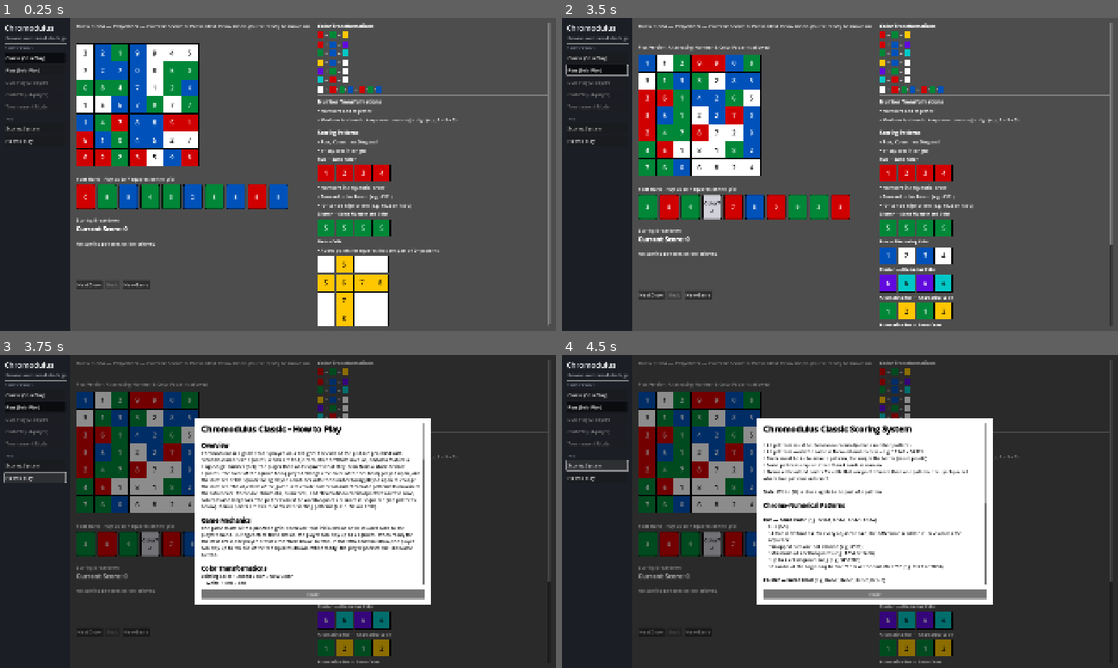
Above: before the commit, frames 1-4 (two rows, left to right).
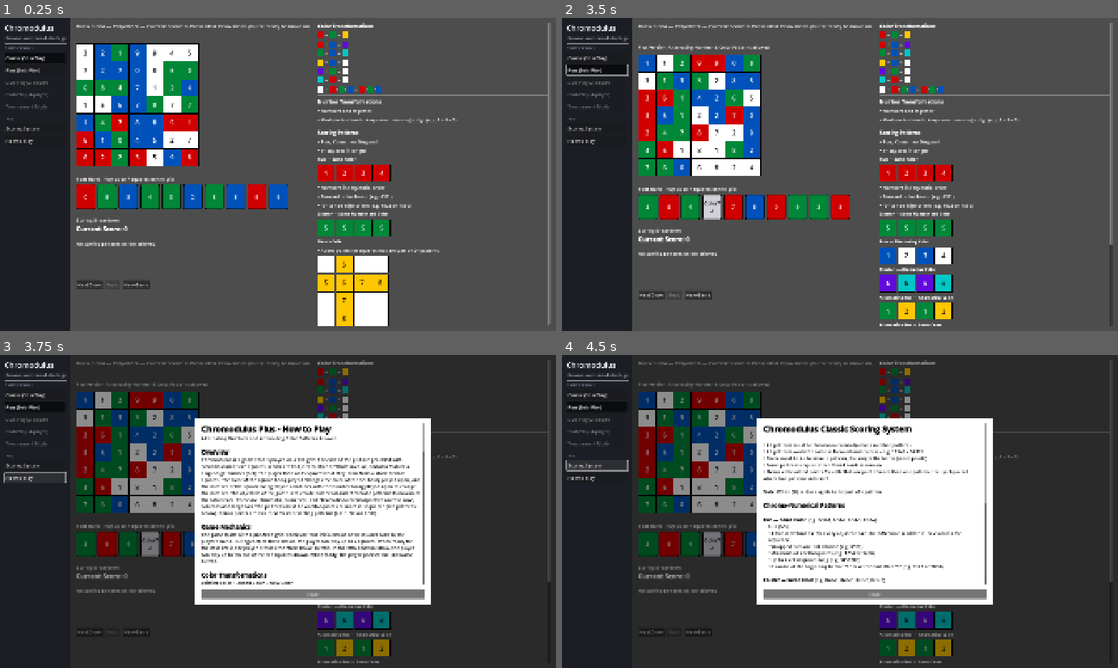
Above: after the commit, the same moments.

Repository: nadamcnada/chromodulus
Game: Godot game, scene res://scenes/Main.tscn
The game is run twice, just before and just after one commit, with the same random seed, the same clock (stepped at 60 frames per second) and the same inputs.
Inputs:
- Up to frame 1 (0.25 s): no input
- Up to frame 2 (3.5 s): click "Classic (Solo Play)" at 0.5 s; click "Classic (Solo Play)" at 1.25 s; click "Plus (Solo Play)" at 2 s; click "Plus (Solo Play)" at 2.75 s
- Up to frame 3 (3.75 s): click "How to Play" at 3.5 s
- Up to frame 4 (4.5 s): click "Scoring System" at 4.25 s

Frames 1-2 are identical in both runs. In frame 3, 5.9% of the frame differs, in the area x 36-77%, y 22-74%; in frame 4, nothing differs.

Commit message:
Add Chromodulus Plus How to Play content
Transcribes the provided Plus How to Play text (Overview, Game
Mechanics, Color/Number Transformations, Wildcards, and the four new
scoring patterns - Run/Cluster + Alternating Color, Alternating Run &
Color - plus the full six-pattern scoring table) into
GameText.PLUS_HOW_TO_PLAY_BBCODE, matching the Classic entry's BBCode
formatting.

main.gd now tracks which game view is active and routes the How to
Play button to the matching content; Scoring System stays on the
Classic text until Plus-specific copy is provided.

Diff:
--- a/scripts/main.gd
+++ b/scripts/main.gd
@@ -8,6 +8,7 @@
 var info_dialog: InfoDialog
 var content_area: Control
 var _nav_buttons: Dictionary = {}
+var _current_view: String = "classic"
 
 
 func _ready() -> void:
@@ -94,7 +95,10 @@
 
 
 func _on_how_to_play_pressed() -> void:
-	info_dialog.open_with(GameText.CLASSIC_HOW_TO_PLAY_BBCODE)
+	if _current_view == "plus":
+		info_dialog.open_with(GameText.PLUS_HOW_TO_PLAY_BBCODE)
+	else:
+		info_dialog.open_with(GameText.CLASSIC_HOW_TO_PLAY_BBCODE)
 
 
 func _section_label(text: String) -> Label:
@@ -117,6 +121,7 @@
 
 
 func _show_view(which: String) -> void:
+	_current_view = which
 	classic_view.visible = which == "classic"
 	plus_view.visible = which == "plus"
 	for key in _nav_buttons.keys():
--- a/scripts/ui/game_text.gd
+++ b/scripts/ui/game_text.gd
@@ -90,6 +90,129 @@
 	"Nexus Note: A Nexus is a cell that belongs to at least two independently scored patterns. Patterns sharing only endpoints still count. A pattern cannot intersect itself."
 )
 
+const PLUS_HOW_TO_PLAY_BBCODE := (
+	"[font_size=28][b]Chromodulus Plus - How to Play[/b][/font_size]\n" +
+	"Alternating Numbers and Alternating Color Patterns Allowed\n\n" +
+
+	"[font_size=20][b]Overview[/b][/font_size]\n" +
+	"Chromodulus is a game that is played on a 7x7 grid. The cells of the grid are pre-filled with \"chromo-numerical\" squares, which are Red, Green, Blue or White in color, and also feature a single-digit number (0-9). The player then adds squares that they draw from a stock deck of squares. The color of the square being played changes the color of the cell being played upon, and the number of the square being played combines with the number being played upon to change the number. The objective of the game is to create numerical and chromatic patterns to maximize the total score. These are chromatic, numerical, and chromatic-numerical patterns across rows, columns and diagonals. The patterns must be 4 cells/squares or more in sequence (see patterns below). Bonus points are awarded for intersecting patterns (a.k.a. Nexus Cells).\n\n" +
+
+	"[font_size=20][b]Game Mechanics[/b][/font_size]\n" +
+	"The game starts with a pre-filled grid. There are four initial draws of 10 squares each to the player's hand. During each of these draws, the player can play up to 7 squares. When ready for the next draw, the player presses the \"Next Draw\" button. In the fifth and final draw, the player can play up to ten out of the ten squares drawn. When ready, the player presses the End Game button.\n\n" +
+
+	"[font_size=20][b]Color Transformations[/b][/font_size]\n" +
+	"Existing Color + Added Color = New Color\n" +
+	"[indent]White + Red = Red\n" +
+	"White + Green = Green\n" +
+	"White + Blue = Blue\n" +
+	"Red + Green = Yellow\n" +
+	"Red + Blue = Purple\n" +
+	"Red + Red = Not Allowed\n" +
+	"Green + Red = Yellow\n" +
+	"Green + Blue = Aqua\n" +
+	"Green + Green = Not Allowed\n" +
+	"Blue + Red = Purple\n" +
+	"Blue + Green = Aqua\n" +
+	"Blue + Blue = Not Allowed\n" +
+	"Yellow + Red = Not Allowed\n" +
+	"Yellow + Green = Not Allowed\n" +
+	"Yellow + Blue = White\n" +
+	"Purple + Red = Not Allowed\n" +
+	"Purple + Blue = Not Allowed\n" +
+	"Purple + Green = White\n" +
+	"Aqua + Blue = Not Allowed\n" +
+	"Aqua + Green = Not Allowed\n" +
+	"Aqua + Red = White[/indent]\n" +
+	"This system forces a color cycle where one each of Red, Green and Blue must be played before one of these colors can repeat. Once the cell color becomes or returns to White, then any of the squares in the player's hand can be played on that cell.\n\n" +
+
+	"[font_size=20][b]Number Transformations[/b][/font_size]\n" +
+	"The number of the square from the player's hand is added to the number of the cell upon which it is played. For example, a Red-2 square added to a Green-3 cell results in a Yellow-5.\n" +
+	"Modular arithmetic is used to keep all numbers single digit. For example, a Red-9 square added to a Green-2 cell results in a Yellow-1 (9 + 2 = 1).\n\n" +
+
+	"[font_size=20][b]Wildcards[/b][/font_size]\n" +
+	"[indent]1. [b]Color Wildcard:[/b] has a preset number; the player decides the color of their choice upon placement (Red, Blue or Green).\n" +
+	"2. [b]Number Wildcard:[/b] has a preset color; the player decides the number of their choice upon placement.\n" +
+	"3. [b]Chromodulus Wildcard:[/b] the player decides both number and color upon placement.\n" +
+	"4. [b]Invert Wildcard:[/b] the player applies this to a square they are placing onto the grid, which subtracts the square from the hand from the square in the grid where it is being placed.[/indent]\n" +
+	"To play a Wildcard square, the player clicks on that square. A dialogue window will appear. If it is a Color Wildcard, the player is presented with these options: Red, Green, Blue, Cancel. If it is a Number Wildcard, the player is presented with these options: 0, 1, 2, 3, 4, 5, 6, 7, 8, 9. If it is a Chromodulus Wildcard, the player is presented with both the Color and Number options. For the Invert Wildcard, the player is given the option to apply it to a square in their hand. All wildcards must be played or discarded during the turn in which they are drawn.\n\n" +
+
+	"[font_size=20][b]Scoring Patterns[/b][/font_size]\n" +
+	"All patterns must be chromo-numerical (color + number pattern).\n" +
+	"• All patterns work the same in forward and reverse - e.g. 12345 = 54321\n" +
+	"• There must be 4+ to make a pattern, the longer the better (more points)\n" +
+	"• Some patterns require more than 4 cards minimum\n" +
+	"• Nexus cells: added points for cells that are part of more than one pattern, the lynchpin cell where two patterns intersect\n" +
+	"Note: White (W) is also eligible to be part of a pattern.\n\n" +
+
+	"[b]Chromo-Numerical Patterns[/b]\n\n" +
+	"[b]Run — Same Color[/b] (e.g. Red-1, Red-2, Red-3, Red-4)\n" +
+	"[indent]Run (0-9)\n" +
+	"• A Run is defined as: for every adjacent pair, the difference is either +1 or -1 across the sequence\n" +
+	"• Wrapped runs are not allowed (e.g. 8901)\n" +
+	"• Minimum of 4 cells/squares (e.g. 1234 or 3456)\n" +
+	"• Up to 7 cells/squares long (e.g. 3456789)\n" +
+	"• 0 can be at the beginning before \"1\" or at the end after \"9\" (e.g. 0123 or 7890)[/indent]\n\n" +
+
+	"[b]Cluster — Same Color[/b] (e.g. Red-2, Red-2, Red-2, Red-2)\n" +
+	"[indent]Cluster (22222)\n" +
+	"• All same number\n" +
+	"• Minimum of 4 cells/squares (e.g. 9999)[/indent]\n\n" +
+
+	"[b]Run — Alternating Color[/b] (e.g. Red-1, Yellow-2, Red-3, Yellow-4)\n" +
+	"[indent]e.g. Blue-5, Green-6, Blue-7, Green-8, Blue-9\n" +
+	"• Minimum of 4 cells/squares (e.g. BWBW)\n" +
+	"• Can be even in length (4/6) or odd in length (5/7, e.g. BWBWB or BWBWBWB)[/indent]\n\n" +
+
+	"[b]Cluster — Alternating Color[/b] (e.g. Red-3, Yellow-3, Red-3, Yellow-3)\n" +
+	"[indent]e.g. Blue-5, Green-5, Blue-5, Green-5, Blue-5\n" +
+	"• Minimum of 4 cells/squares (e.g. BWBW)\n" +
+	"• Can be even in length (4/6) or odd in length (5/7, e.g. BWBWB or BWBWBWB)[/indent]\n\n" +
+
+	"[b]Alternating Run & Color[/b] (e.g. Red-1, Yellow-2, Red-1, Yellow-2)\n" +
+	"[indent]e.g. Blue-9, White-7, Blue-9, White-7, Blue-9\n" +
+	"• Minimum of 4 cells/squares (e.g. BWBW)\n" +
+	"• Can be even in length (4/6) or odd in length (5/7, e.g. BWBWB or BWBWBWB)[/indent]\n\n" +
+
+	"[font_size=20][b]Scoring System[/b][/font_size]\n" +
+	"Note: If multiple pattern definitions match the same exact cells, only the highest scoring pattern is awarded.\n\n" +
+	"[b]Cluster — Same Color:[/b]\n" +
+	"[indent]4 cells in sequence = 2pts\n" +
+	"5 cells in sequence = 5pts\n" +
+	"6 cells in sequence = 10pts\n" +
+	"7 cells in sequence = 20pts[/indent]\n" +
+	"[b]Run — Same Color:[/b]\n" +
+	"[indent]4 cells in sequence = 2pts\n" +
+	"5 cells in sequence = 5pts\n" +
+	"6 cells in sequence = 10pts\n" +
+	"7 cells in sequence = 20pts[/indent]\n" +
+	"[b]Cluster — Alternating Color:[/b]\n" +
+	"[indent]4 cells in sequence = 2pts\n" +
+	"5 cells in sequence = 5pts\n" +
+	"6 cells in sequence = 10pts\n" +
+	"7 cells in sequence = 20pts[/indent]\n" +
+	"[b]Run — Alternating Color:[/b]\n" +
+	"[indent]4 cells in sequence = 2pts\n" +
+	"5 cells in sequence = 5pts\n" +
+	"6 cells in sequence = 10pts\n" +
+	"7 cells in sequence = 20pts[/indent]\n" +
+	"[b]Alternating Numbers — Same Color:[/b]\n" +
+	"[indent]4 cells in sequence = 2pts\n" +
+	"5 cells in sequence = 5pts\n" +
+	"6 cells in sequence = 10pts\n" +
+	"7 cells in sequence = 20pts[/indent]\n" +
+	"[b]Alternating Numbers — Alternating Color:[/b]\n" +
+	"[indent]4 cells in sequence = 2pts\n" +
+	"5 cells in sequence = 5pts\n" +
+	"6 cells in sequence = 10pts\n" +
+	"7 cells in sequence = 20pts[/indent]\n\n" +
+
+	"[b]Nexus:[/b]\n" +
+	"[indent]Links 2 numerical patterns = 20pts\n" +
+	"Links 3 numerical patterns = 40pts\n" +
+	"Links 4+ numerical patterns = 80pts each[/indent]\n\n" +
+	"Nexus Note: A Nexus is a cell that belongs to at least two independently scored patterns. Patterns sharing only endpoints still count. A pattern cannot intersect itself."
+)
+
 const CLASSIC_SCORING_SYSTEM_BBCODE := (
 	"[font_size=28][b]Chromodulus Classic Scoring System[/b][/font_size]\n\n" +
 	"• All patterns must be chromo-numerical (color + number pattern).\n" +
